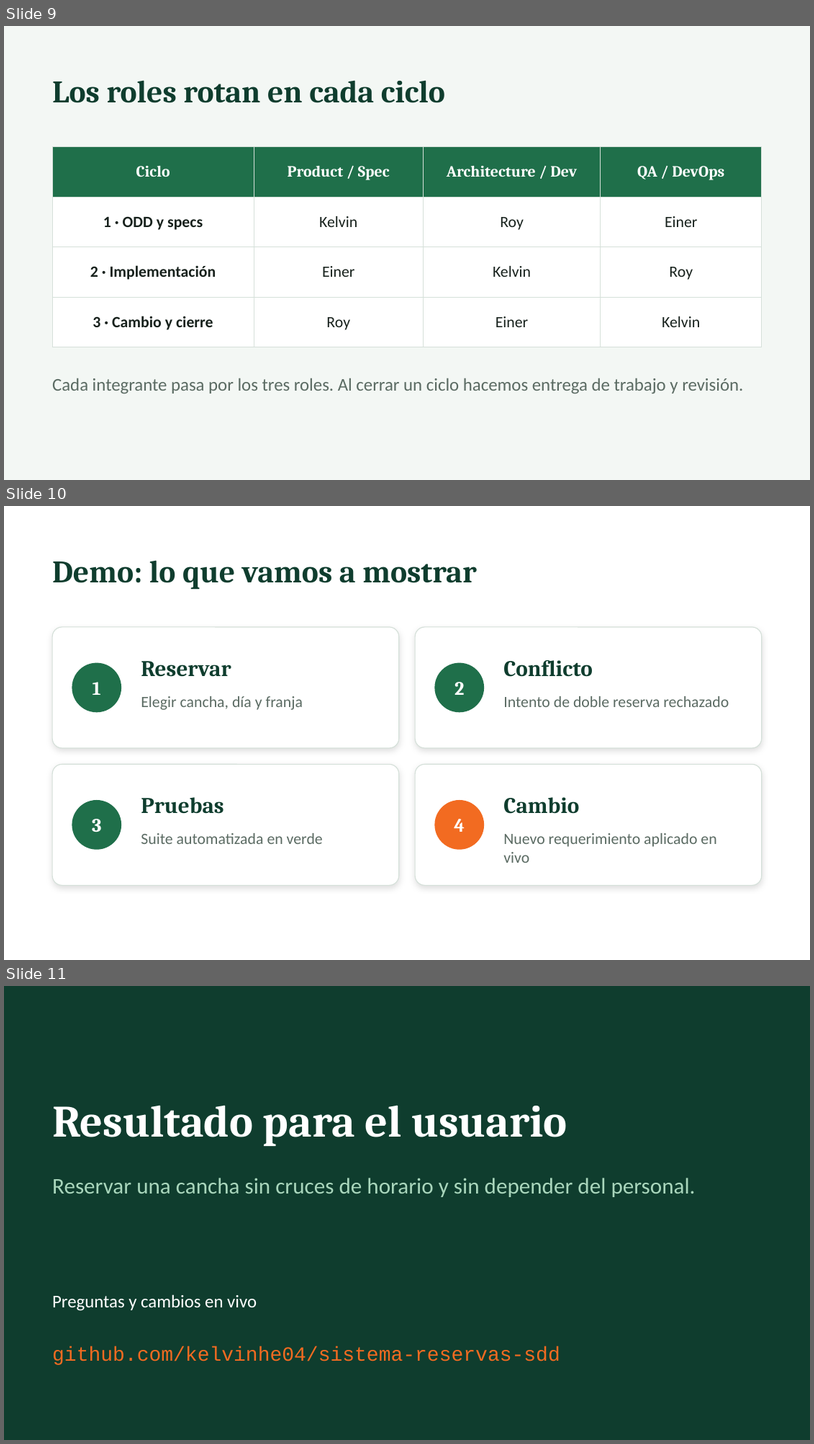
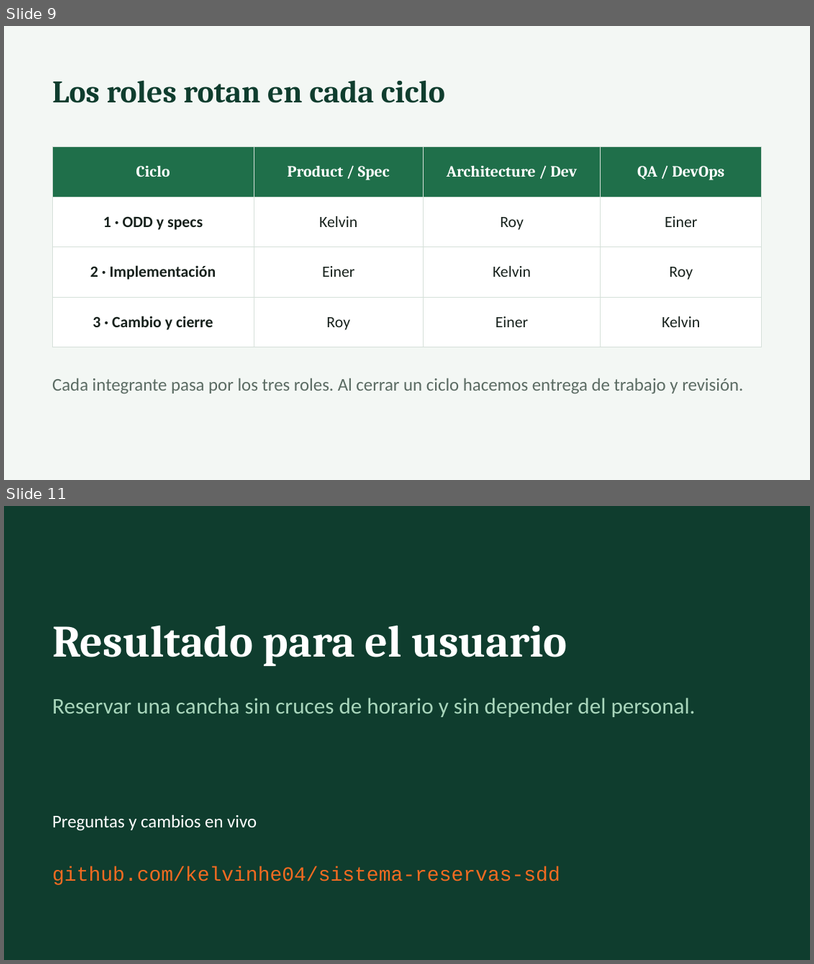
Before and after one commit to kelvinhe04/sistema-reservas-sdd, a slide deck: docs/material/presentacion.pptx. Shown one above the other, each under a label of ours: slides 9, 10 and 11 before the commit, slides 9 and 11 after it; the slides between them are not shown. The pictures are 814x1444 and 814x964 pixels, drawn with LibreOffice and Linux fonts; fonts in the diff are those of the drawing. Boxes give left, top, right and bottom in pixels: in the first picture for what was removed or moved away, otherwise in the second. Text is boxed around its words. In the diff, an @@ line names an element or a change of style, - is before the commit and + after.

```diff
--- a/docs/material/presentacion.pptx
+++ b/docs/material/presentacion.pptx
@@ slide 10 removed at [4,506,810,960], background #FFFFFF @@
@@ text removed at [52,560,477,590] @@
-Demo: lo que vamos a mostrar
@@ rounded rectangle removed at [52,627,399,748] @@
@@ rounded rectangle removed at [415,627,762,748] @@
@@ ellipse removed at [72,663,121,712] @@
@@ text removed at [141,661,231,677] @@
-Reservar
@@ ellipse removed at [435,663,484,712] @@
@@ text removed at [504,660,592,677] @@
-Conflicto
@@ text removed at [93,682,101,695] @@
-1
@@ text removed at [141,696,303,710] @@
-Elegir cancha, día y franja
@@ text removed at [455,682,464,695] @@
-2
@@ text removed at [504,696,729,707] @@
-Intento de doble reserva rechazado
@@ rounded rectangle removed at [52,764,399,885] @@
@@ rounded rectangle removed at [415,764,762,885] @@
@@ ellipse removed at [72,800,121,849] @@
@@ text removed at [141,797,224,813] @@
-Pruebas
@@ ellipse removed at [435,800,484,849] @@
@@ text removed at [504,797,579,813] @@
-Cambio
@@ text removed at [92,818,101,831] @@
-3
@@ text removed at [454,818,465,831] @@
-4
@@ text removed at [141,833,323,844] @@
-Suite automatizada en verde
@@ text removed at [504,833,717,862] @@
-Nuevo requerimiento aplicado en vivo
```
Also in this commit, not shown: 1 slide changed, 1 slide added.
